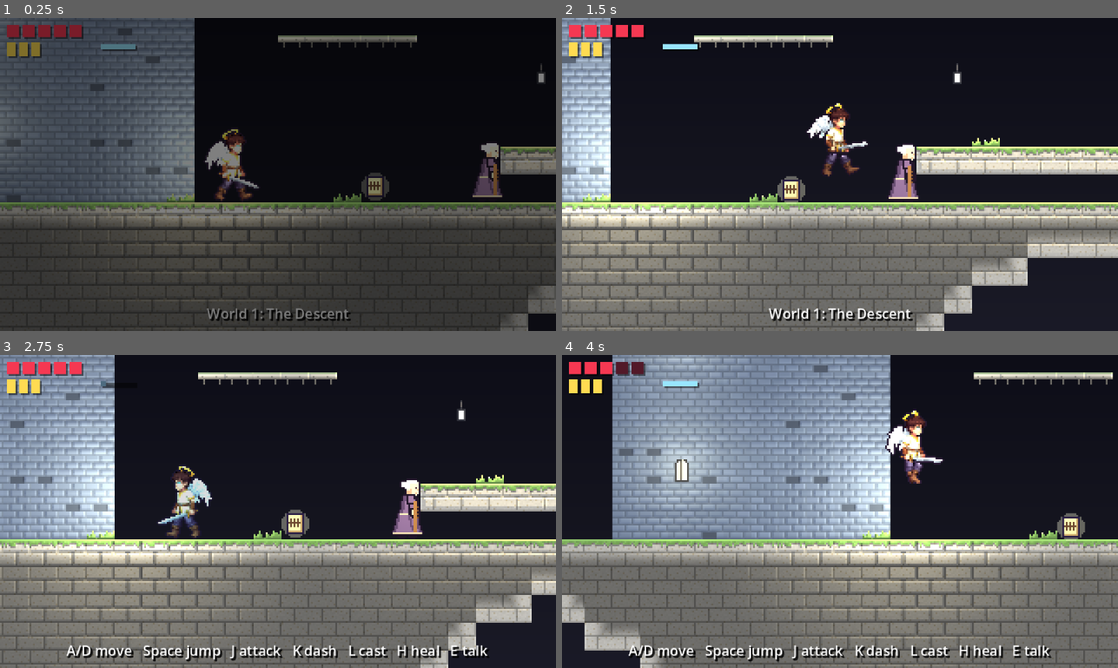
Above: before the commit, frames 1-4 (two rows, left to right).
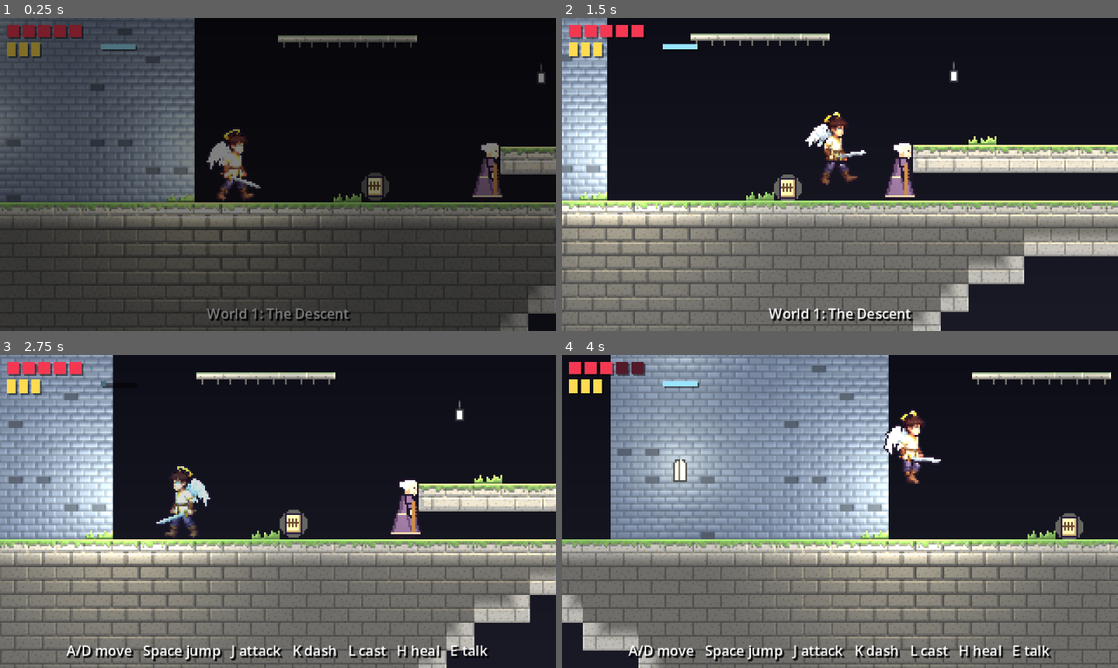
Above: after the commit, the same moments.

Repository: IhorBalan/descender-game
Game: Godot game, scene res://tests/smoke_test.tscn
Same seed, same stepped clock (60 frames per second), same inputs: the game is played once before the commit and once after it. This scene is started directly instead of the project's main scene.
Inputs (mouse positions are in pixels of both pictures, inside the frame that each line leads up to):
- Up to frame 1 (0.25 s): no input
- Up to frame 2 (1.5 s): tap Enter at 0.5 s; move the mouse to (962, 158) at 0.52 s; hold D (move_right) 0.53-1.25 s; tap J (attack) at 0.6 s; click (962, 158) at 0.67 s; tap Space (jump) at 0.77 s; drag from (728, 190) to (940, 161) at 1.27 s
- Up to frame 3 (2.75 s): move the mouse to (333, 442) at 2.02 s; hold A (move_left) from 2.03 s (still down); tap K (dash) at 2.1 s
- Up to frame 4 (4 s): release A (move_left) at 2.75 s; drag from (812, 574) to (862, 511) at 2.77 s; move the mouse to (1006, 558) at 3.52 s; hold D (move_right) from 3.53 s (still down); hold E (interact) from 3.53 s (still down); tap Space (jump) at 3.77 s

The runs differ from the first frame. In frame 1, 0.5% of the frame differs, in the area x 36-47%, y 35-59%; in frame 2, 22%, in the area x 0-100%, y 0-100%; in frame 3, 8.5%; in frame 4, 9.6%.

Commit message:
People Heresy, Violence and Treachery, and flush the test's key presses
Eighty-eight more enemies through the last three hostile circles, with
guards, brutes and watchers taking over from the imps. The world is
heavy enough now that a frame can run two physics ticks, so the smoke
test flushes each key press as it is made instead of waiting for the
next frame; the dialogue box reads its choice keys from the typed state
rather than from a label that only shows on the next frame.

Co-Authored-By: Claude Fable 5.1 <noreply@anthropic.com>
Claude-Session: https://claude.ai/code/session_017MxFZDr3eo5GGGTsikYsnU

Diff:
--- a/levels/world/placements.json
+++ b/levels/world/placements.json
@@ -119,6 +119,94 @@
 		{"type": "enemy", "x": 195, "y": 422, "character": "imp", "passive": true},
 		{"type": "item", "x": 317, "y": 439, "item": "own_token", "dialogue": ["item_own_token"]},
 		{"type": "trigger", "x": 434, "y": 439, "dialogue": ["clock", "clock_missing"]},
+		{"type": "enemy", "x": 168, "y": 354, "character": "imp"},
+		{"type": "enemy", "x": 175, "y": 354, "character": "angel_guard"},
+		{"type": "enemy", "x": 278, "y": 354, "character": "imp"},
+		{"type": "enemy", "x": 287, "y": 354, "character": "angel_guard"},
+		{"type": "enemy", "x": 386, "y": 354, "character": "imp"},
+		{"type": "enemy", "x": 364, "y": 354, "character": "angel_guard"},
+		{"type": "enemy", "x": 454, "y": 337, "character": "imp"},
+		{"type": "enemy", "x": 446, "y": 337, "character": "angel_guard"},
+		{"type": "enemy", "x": 403, "y": 337, "character": "brute", "barks": "brute"},
+		{"type": "enemy", "x": 424, "y": 351, "character": "imp"},
+		{"type": "enemy", "x": 472, "y": 354, "character": "angel_guard"},
+		{"type": "enemy", "x": 465, "y": 354, "character": "brute", "barks": "brute"},
+		{"type": "enemy", "x": 312, "y": 354, "character": "imp"},
+		{"type": "enemy", "x": 326, "y": 354, "character": "angel_guard"},
+		{"type": "enemy", "x": 205, "y": 337, "character": "imp"},
+		{"type": "enemy", "x": 163, "y": 337, "character": "angel_guard"},
+		{"type": "enemy", "x": 190, "y": 337, "character": "brute", "barks": "brute"},
+		{"type": "enemy", "x": 345, "y": 354, "character": "imp"},
+		{"type": "enemy", "x": 356, "y": 351, "character": "angel_guard"},
+		{"type": "enemy", "x": 410, "y": 354, "character": "imp"},
+		{"type": "enemy", "x": 395, "y": 354, "character": "angel_guard"},
+		{"type": "enemy", "x": 224, "y": 388, "character": "angel_guard"},
+		{"type": "enemy", "x": 208, "y": 388, "character": "brute", "barks": "brute"},
+		{"type": "enemy", "x": 189, "y": 388, "character": "watcher"},
+		{"type": "enemy", "x": 236, "y": 388, "character": "imp"},
+		{"type": "enemy", "x": 136, "y": 371, "character": "angel_guard"},
+		{"type": "enemy", "x": 166, "y": 371, "character": "brute", "barks": "brute"},
+		{"type": "enemy", "x": 175, "y": 369, "character": "watcher"},
+		{"type": "enemy", "x": 124, "y": 367, "character": "imp"},
+		{"type": "enemy", "x": 133, "y": 388, "character": "angel_guard"},
+		{"type": "enemy", "x": 126, "y": 388, "character": "brute", "barks": "brute"},
+		{"type": "enemy", "x": 141, "y": 388, "character": "watcher"},
+		{"type": "enemy", "x": 296, "y": 388, "character": "angel_guard"},
+		{"type": "enemy", "x": 280, "y": 388, "character": "brute", "barks": "brute"},
+		{"type": "enemy", "x": 295, "y": 384, "character": "watcher"},
+		{"type": "enemy", "x": 79, "y": 371, "character": "angel_guard"},
+		{"type": "enemy", "x": 72, "y": 371, "character": "brute", "barks": "brute"},
+		{"type": "enemy", "x": 115, "y": 367, "character": "watcher"},
+		{"type": "enemy", "x": 107, "y": 371, "character": "imp"},
+		{"type": "enemy", "x": 49, "y": 371, "character": "angel_guard"},
+		{"type": "enemy", "x": 56, "y": 371, "character": "brute", "barks": "brute"},
+		{"type": "enemy", "x": 56, "y": 368, "character": "watcher"},
+		{"type": "enemy", "x": 253, "y": 388, "character": "angel_guard"},
+		{"type": "enemy", "x": 244, "y": 388, "character": "brute", "barks": "brute"},
+		{"type": "enemy", "x": 263, "y": 388, "character": "watcher"},
+		{"type": "enemy", "x": 161, "y": 388, "character": "angel_guard"},
+		{"type": "enemy", "x": 170, "y": 388, "character": "brute", "barks": "brute"},
+		{"type": "enemy", "x": 154, "y": 387, "character": "watcher"},
+		{"type": "enemy", "x": 76, "y": 388, "character": "angel_guard"},
+		{"type": "enemy", "x": 90, "y": 388, "character": "brute", "barks": "brute"},
+		{"type": "enemy", "x": 108, "y": 388, "character": "watcher"},
+		{"type": "enemy", "x": 68, "y": 388, "character": "imp"},
+		{"type": "enemy", "x": 309, "y": 388, "character": "angel_guard"},
+		{"type": "enemy", "x": 325, "y": 385, "character": "brute", "barks": "brute"},
+		{"type": "enemy", "x": 319, "y": 388, "character": "watcher"},
+		{"type": "enemy", "x": 356, "y": 385, "character": "angel_guard"},
+		{"type": "enemy", "x": 349, "y": 388, "character": "brute", "barks": "brute"},
+		{"type": "enemy", "x": 338, "y": 388, "character": "watcher"},
+		{"type": "enemy", "x": 51, "y": 388, "character": "angel_guard"},
+		{"type": "enemy", "x": 43, "y": 388, "character": "brute", "barks": "brute"},
+		{"type": "enemy", "x": 35, "y": 388, "character": "watcher"},
+		{"type": "enemy", "x": 186, "y": 456, "character": "brute", "barks": "brute"},
+		{"type": "enemy", "x": 194, "y": 456, "character": "angel_guard"},
+		{"type": "enemy", "x": 183, "y": 452, "character": "watcher"},
+		{"type": "enemy", "x": 114, "y": 456, "character": "brute", "barks": "brute"},
+		{"type": "enemy", "x": 143, "y": 456, "character": "angel_guard"},
+		{"type": "enemy", "x": 126, "y": 456, "character": "watcher"},
+		{"type": "enemy", "x": 133, "y": 456, "character": "brute", "barks": "brute"},
+		{"type": "enemy", "x": 263, "y": 456, "character": "brute", "barks": "brute"},
+		{"type": "enemy", "x": 243, "y": 456, "character": "angel_guard"},
+		{"type": "enemy", "x": 252, "y": 456, "character": "watcher"},
+		{"type": "enemy", "x": 165, "y": 439, "character": "brute", "barks": "brute"},
+		{"type": "enemy", "x": 153, "y": 439, "character": "angel_guard"},
+		{"type": "enemy", "x": 153, "y": 436, "character": "watcher"},
+		{"type": "enemy", "x": 234, "y": 456, "character": "brute", "barks": "brute"},
+		{"type": "enemy", "x": 214, "y": 455, "character": "angel_guard"},
+		{"type": "enemy", "x": 226, "y": 456, "character": "watcher"},
+		{"type": "enemy", "x": 273, "y": 454, "character": "brute", "barks": "brute"},
+		{"type": "enemy", "x": 280, "y": 456, "character": "angel_guard"},
+		{"type": "enemy", "x": 289, "y": 456, "character": "watcher"},
+		{"type": "enemy", "x": 127, "y": 439, "character": "brute", "barks": "brute"},
+		{"type": "enemy", "x": 139, "y": 439, "character": "angel_guard"},
+		{"type": "enemy", "x": 146, "y": 439, "character": "watcher"},
+		{"type": "enemy", "x": 303, "y": 439, "character": "brute", "barks": "brute"},
+		{"type": "enemy", "x": 325, "y": 439, "character": "angel_guard"},
+		{"type": "enemy", "x": 153, "y": 455, "character": "brute", "barks": "brute"},
+		{"type": "enemy", "x": 171, "y": 456, "character": "angel_guard"},
+		{"type": "enemy", "x": 175, "y": 452, "character": "watcher"},
 		{"type": "enemy", "x": 35, "y": 116, "character": "imp"},
 		{"type": "enemy", "x": 379, "y": 150, "character": "imp"},
 		{"type": "enemy", "x": 204, "y": 133, "character": "angel_guard"},
--- a/scripts/ui/dialogue_box.gd
+++ b/scripts/ui/dialogue_box.gd
@@ -73,10 +73,10 @@
 	if event.is_action_pressed("interact") or event.is_action_pressed("jump"):
 		advance()
 		get_viewport().set_input_as_handled()
-	elif choice_label.visible and event.is_action_pressed("move_right"):
+	elif _choosing() and event.is_action_pressed("move_right"):
 		_select(_choice + 1)
 		get_viewport().set_input_as_handled()
-	elif choice_label.visible and event.is_action_pressed("move_left"):
+	elif _choosing() and event.is_action_pressed("move_left"):
 		_select(_choice - 1)
 		get_viewport().set_input_as_handled()
 
@@ -119,6 +119,11 @@
 	close()
 
 
+## Whether the choices are up: the line has them and is typed out.
+func _choosing() -> bool:
+	return has_choice() and _shown >= text_label.text.length()
+
+
 func _select(index: int) -> void:
 	_choice = clampi(index, 0, _choices.size() - 1)
 	choice_label.text = _choice_text()
--- a/tests/smoke_test.gd
+++ b/tests/smoke_test.gd
@@ -120,8 +120,8 @@
 			)
 			_enemy_count = level.enemy_count()
 			_check(
-				_enemy_count >= 6 + 11 + 130,
-				"enemies below the hub and placeholder bosses spawned (%d)" % _enemy_count
+				_enemy_count >= 6 + 11 + 130 + 88,
+				"enemies down to Treachery and the bosses spawned (%d)" % _enemy_count
 			)
 			var brutes := 0
 			var ferryman: Npc = null
@@ -1233,6 +1233,9 @@
 	event.action = action
 	event.pressed = pressed
 	Input.parse_input_event(event)
+	# Delivered now rather than at the next frame's flush, so a frame that
+	# runs two physics ticks (a heavy world) cannot swallow a press.
+	Input.flush_buffered_events()
 
 
 func _check(ok: bool, label: String) -> void:
Not shown, changed: README.md
